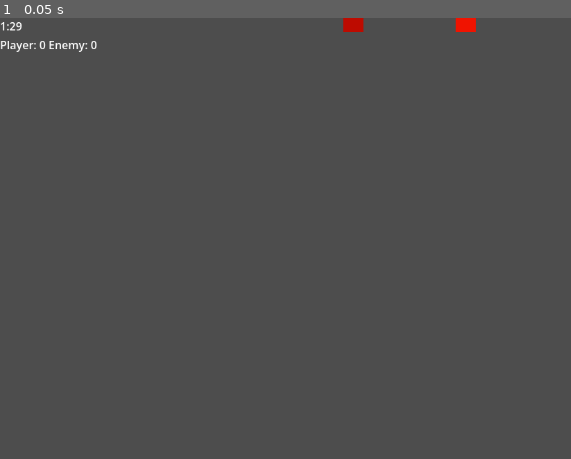
Above: before the commit, frame 1.
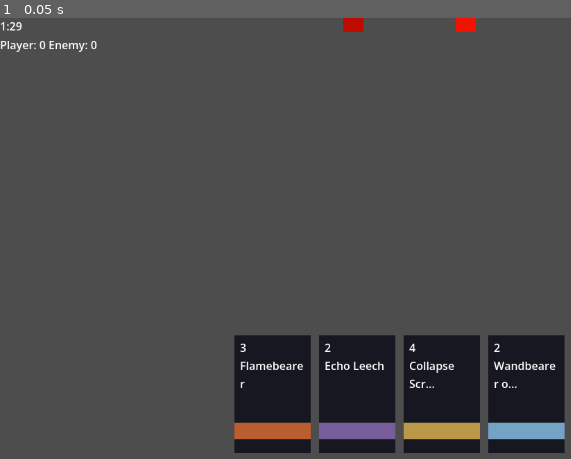
Above: after the commit, the same moment.

Repository: EchoPath-Source/echowars
Game: Godot game, scene res://arena.tscn
The game is run twice, just before and just after one commit, with the same random seed, the same clock (stepped at 60 frames per second) and the same inputs.
Inputs:
- Up to frame 1 (0.05 s): no input

The runs differ from the first frame. In frame 1, 14% of the frame differs, in the area x 40-99%, y 71-99%.

Commit message:
Layer 2: preload starter deck in arena

Diff:
--- a/scripts/arena/arena.gd
+++ b/scripts/arena/arena.gd
@@ -1,4 +1,12 @@
 extends Node2D
+
+const STARTER_DECK: Array[CardData] = [
+	preload("res://data/cards/awakened_wandbearer.tres"),
+	preload("res://data/cards/loopbound_echo_leech.tres"),
+	preload("res://data/cards/architects_collapse_scribe.tres"),
+	preload("res://data/cards/forgotten_flame_flamebearer.tres"),
+]
 
 func _ready() -> void:
 	GameState.start_match()
+	CardManager.load_deck(STARTER_DECK)
